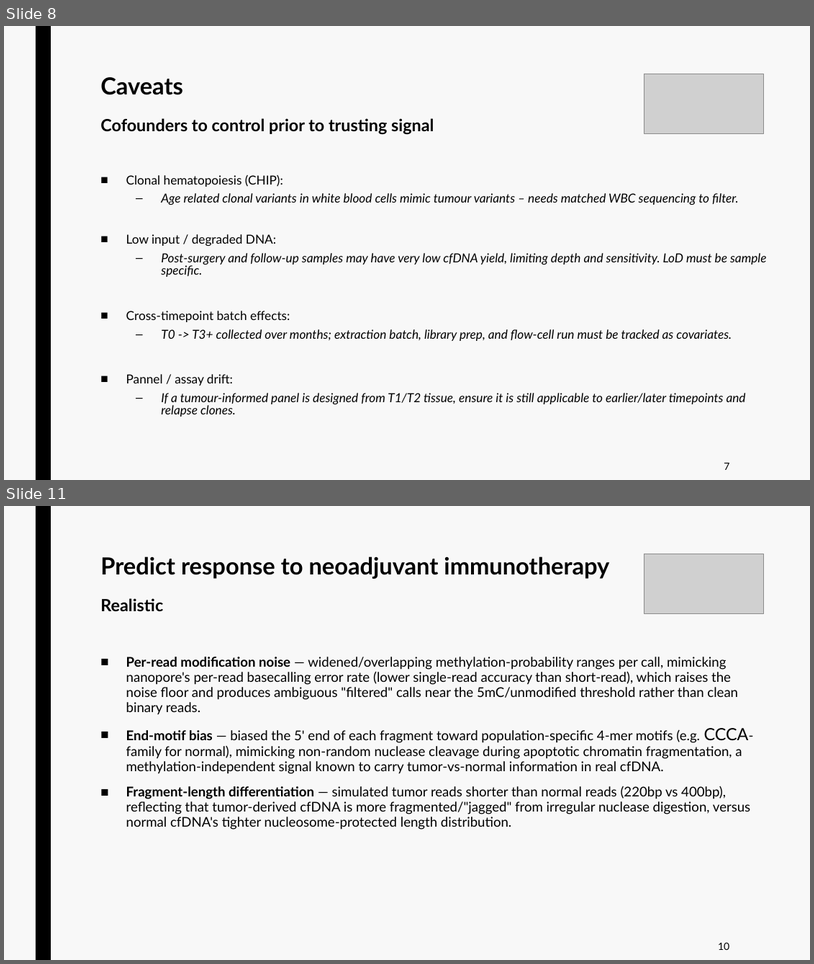
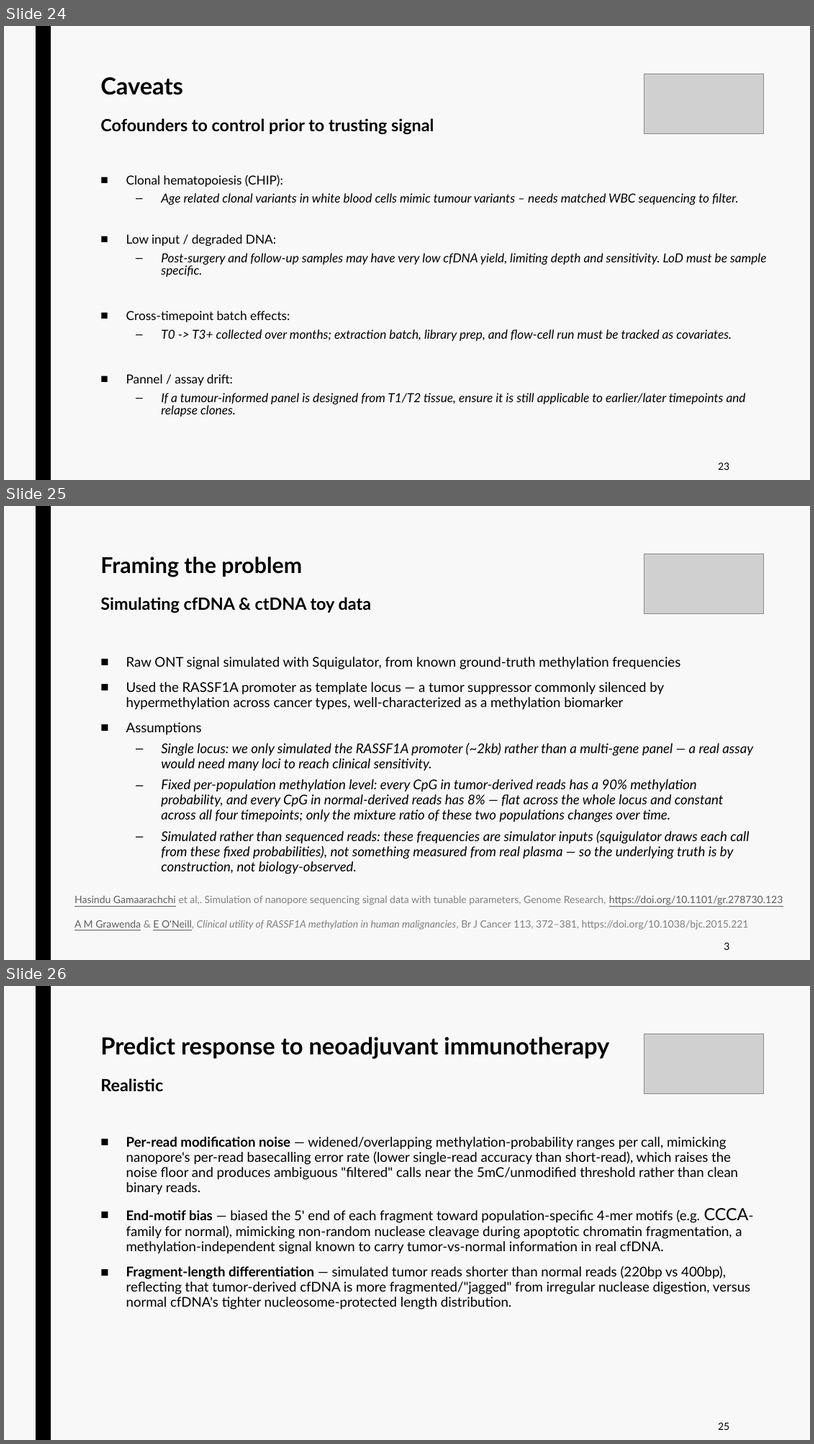
Before and after one commit to jurtasun/presentations, a slide deck: 202609_vhio_symposium/202609_vhio_technical.ppt. Shown one above the other, each under a label of ours: slides 8 and 11 before the commit, slides 24, 25 and 26 after it; the slides between them are not shown. The pictures are 814x964 and 814x1444 pixels, drawn with LibreOffice and Linux fonts; fonts in the diff are those of the drawing; grey boxes stand for pictures. Boxes give left, top, right and bottom in pixels: in the first picture for what was removed or moved away, otherwise in the second. Text is boxed around its words. In the diff, an @@ line names an element or a change of style, - is before the commit and + after.

```diff
--- a/202609_vhio_symposium/202609_vhio_technical.ppt
+++ b/202609_vhio_symposium/202609_vhio_technical.ppt
@@ slide 25 added at <box>4,506,810,960</box>, background #F8F8F8; not listed: 1 template element that a slide beside it also shows @@
@@ title added at <box>100,556,371,613</box>, 20 pt, text #000000, bold @@
+Framing the problem
+Simulating cfDNA & ctDNA toy data
@@ picture added at <box>645,554,764,613</box> @@
@@ text added at <box>126,656,754,874</box>, 16 pt, text #000000, italic @@
+■ Raw ONT signal simulated with Squigulator, from known ground-truth methylation frequencies
+■ Used the RASSF1A promoter as template locus — a tumor suppressor commonly silenced by hypermethylation across cancer types, well-characterized as a methylation biomarker
+■ Assumptions
+  – Single locus: we only simulated the RASSF1A promoter (~2kb) rather than a multi-gene panel — a real assay would need many loci to reach clinical sensitivity.
+  – Fixed per-population methylation level: every CpG in tumor-derived reads has a 90% methylation probability, and every CpG in normal-derived reads has 8% — flat across the whole locus and constant across all four timepoints; only the mixture ratio of these two populations changes over time.
+  – Simulated rather than sequenced reads: these frequencies are simulator inputs (squigulator draws each call from these fixed probabilities), not something measured from real plasma — so the underlying truth is by construction, not biology-observed.
@@ text added at <box>75,895,783,929</box>, 12 pt, text #808080 @@
+Hasindu Gamaarachchi et al,. Simulation of nanopore sequencing signal data with tunable parameters, Genome Research, https://doi.org/10.1101/gr.278730.123
+A M Grawenda & E O'Neill, Clinical utility of RASSF1A methylation in human malignancies, Br J Cancer 113, 372–381, https://doi.org/10.1038/bjc.2015.221
@@ text added at <box>724,942,730,950</box>, 12 pt, text #000000 @@
+3
@@ what was slide 8 is now slide 24 @@
@@ page number at <box>718,462,730,470</box>: text changed @@
-7
+23
@@ what was slide 11 is now slide 26 @@
@@ page number at <box>718,1422,730,1430</box>: text changed @@
-10
+25
```
Also in this commit, not shown: 2 slides changed, 19 other slides added, 8 slides removed, 28 other files.
